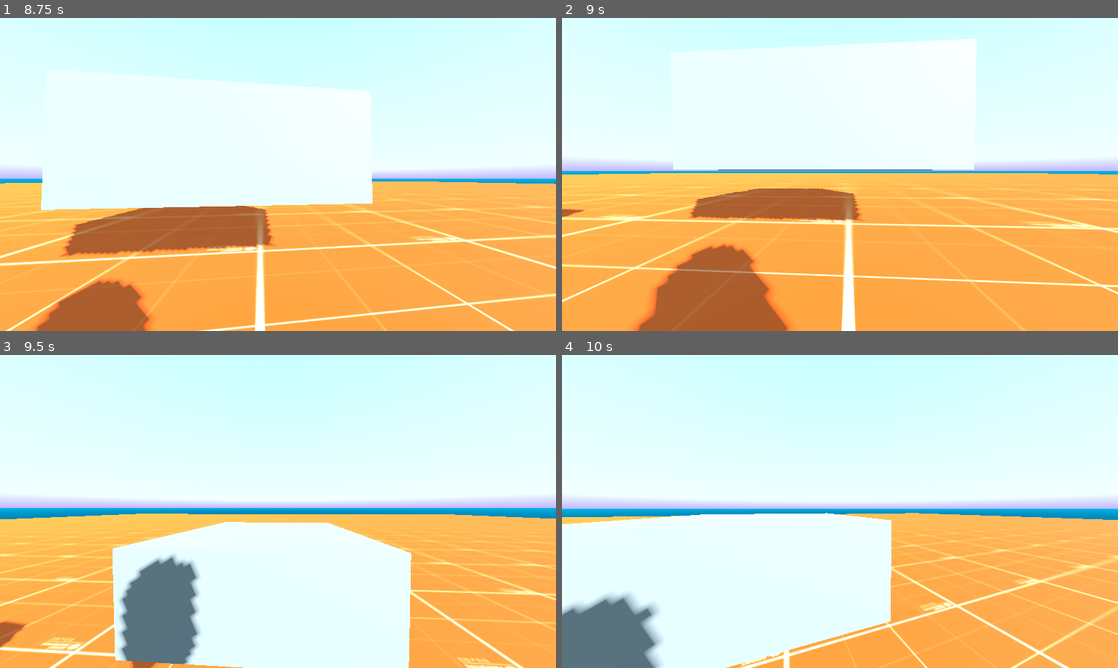
Above: before the commit, frames 1-4 (two rows, left to right).
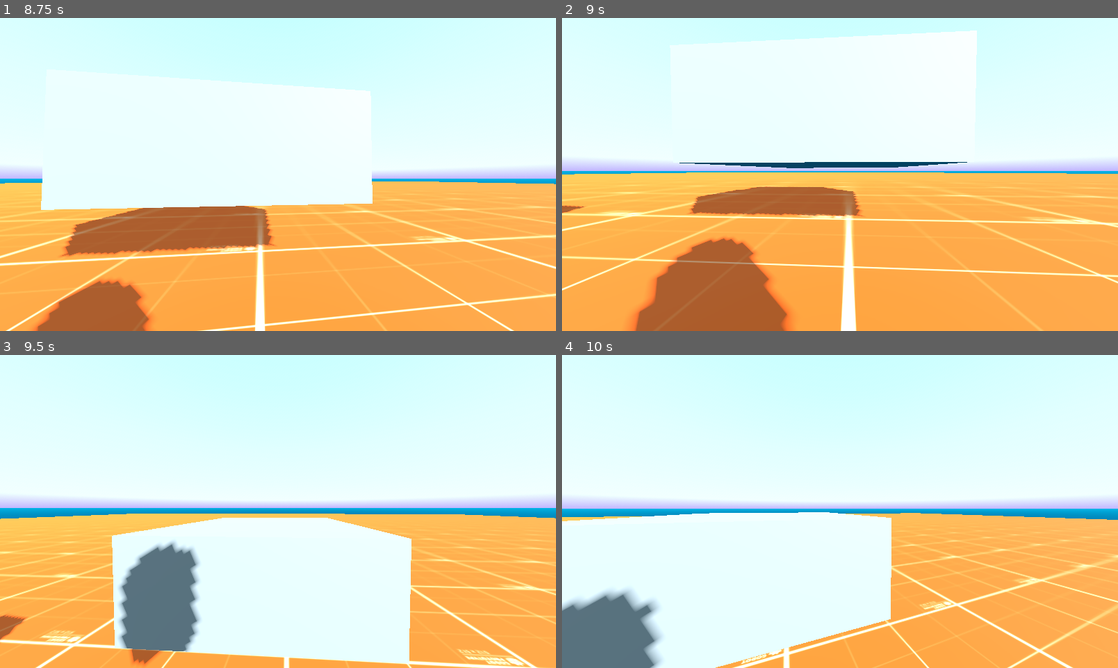
Above: after the commit, the same moments.

Repository: init-Sense/octant
Game: Godot game, scene res://scenes/octagon.tscn
Same seed, same stepped clock (60 frames per second), same inputs: the game is played once before the commit and once after it. A sky picture missing from this copy of the repository is replaced by a grey-blue gradient.
Inputs (mouse positions are in pixels of both pictures, inside the frame that each line leads up to):
- Up to frame 1 (8.75 s): tap Enter at 0.5 s; move the mouse to (305, 174) at 0.52 s; hold Q (debug_crouch_up) from 0.53 s (still down); tap Shift (sprint) every 0.75 s from 0.6 to 8.1 s; tap Space (jump) at 0.77, 1.52, 2.75, 3.02, 3.77, 4.52, 6.02, 6.77, 7.52 s; move the mouse to (250, 174) at 1.27 s; move the mouse to (289, 168) at 2.02 s; move the mouse to (272, 180) at 2.77 s; move the mouse to (316, 177) at 3.52 s; move the mouse to (233, 171) at 4.27 s; move the mouse to (283, 174) at 5.02 s; move the mouse to (255, 168) at 5.77 s; move the mouse to (305, 174) at 6.52 s; move the mouse to (250, 174) at 7.27 s; move the mouse to (289, 168) at 8.02 s
- Up to frame 2 (9 s): move the mouse to (834, 180) at 8.77 s; release Q (debug_crouch_up) at 8.78 s; hold E (debug_crouch_down) from 8.78 s (still down); tap Shift (sprint) at 8.85 s
- Up to frame 3 (9.5 s): keep holding E (debug_crouch_down); tap Space (jump) at 9.02 s
- Up to frame 4 (10 s): move the mouse to (878, 514) at 9.52 s; release E (debug_crouch_down) at 9.53 s; hold Q (debug_crouch_up) from 9.53 s (still down); tap Shift (sprint) at 9.6 s; tap Space (jump) at 9.77 s

Frame 1 is identical in both runs. In frame 2, 9.4% of the frame differs, in the area x 0-100%, y 4-100%; in frame 3, 8.8%; in frame 4, 3.3%.

Commit message:
feat: Tween in crouching for smooth transitions

Diff:
--- a/scripts/player/crouch.gd
+++ b/scripts/player/crouch.gd
@@ -1,6 +1,5 @@
 extends Node
 class_name PlayerCrouch3D
-
 
 #region NODES
 @onready var player: CharacterBody3D = $"../.."
@@ -12,14 +11,16 @@
 
 
 #region CONSTANTS
-const CROUCH_STEPS: int = 20
+const CROUCH_STEPS: int = 10
 const TOTAL_CROUCH_DISTANCE: float = 0.9
+const TRANSITION_TIME: float = 0.1
 #endregion
 
 
 #region VARIABLES
 var current_step: int = 0
 var initial_head_position: Vector3
+var current_tween: Tween
 #endregion
 
 
@@ -45,7 +46,7 @@
 	var t: float = float(current_step) / CROUCH_STEPS
 	var crouch_offset: float = TOTAL_CROUCH_DISTANCE * t
 	var new_position = initial_head_position - Vector3(0, crouch_offset, 0)
-	update_head_position(new_position)
+	smooth_update_head_position(new_position)
 
 
 func update_crouch_state() -> void:
@@ -57,8 +58,12 @@
 		player.set_crouching()
 
 
-func update_head_position(new_position: Vector3) -> void:
-	head.position = new_position
+func smooth_update_head_position(new_position: Vector3) -> void:
+	if current_tween:
+		current_tween.kill()
+
+	current_tween = create_tween()
+	current_tween.tween_property(head, "position", new_position, TRANSITION_TIME).set_trans(Tween.TRANS_SINE).set_ease(Tween.EASE_OUT)
 
 
 func get_crouch_percentage() -> float:
